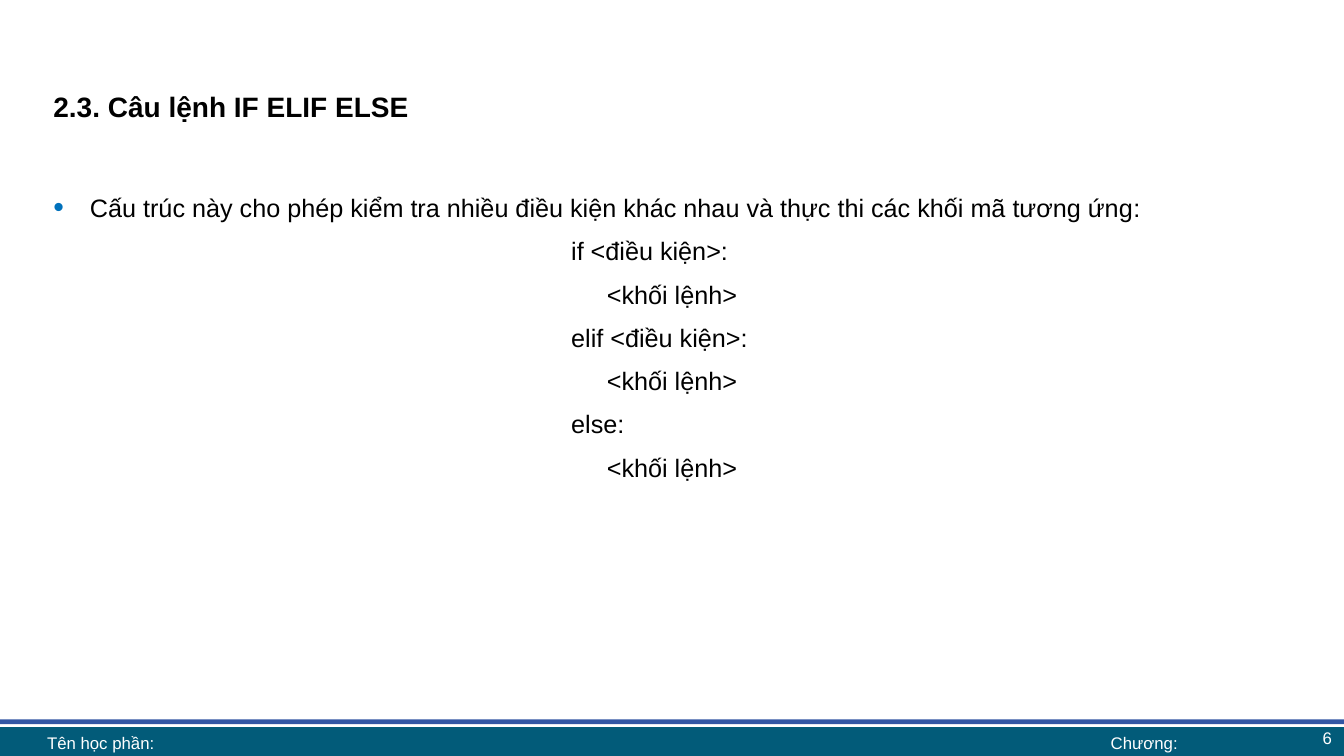
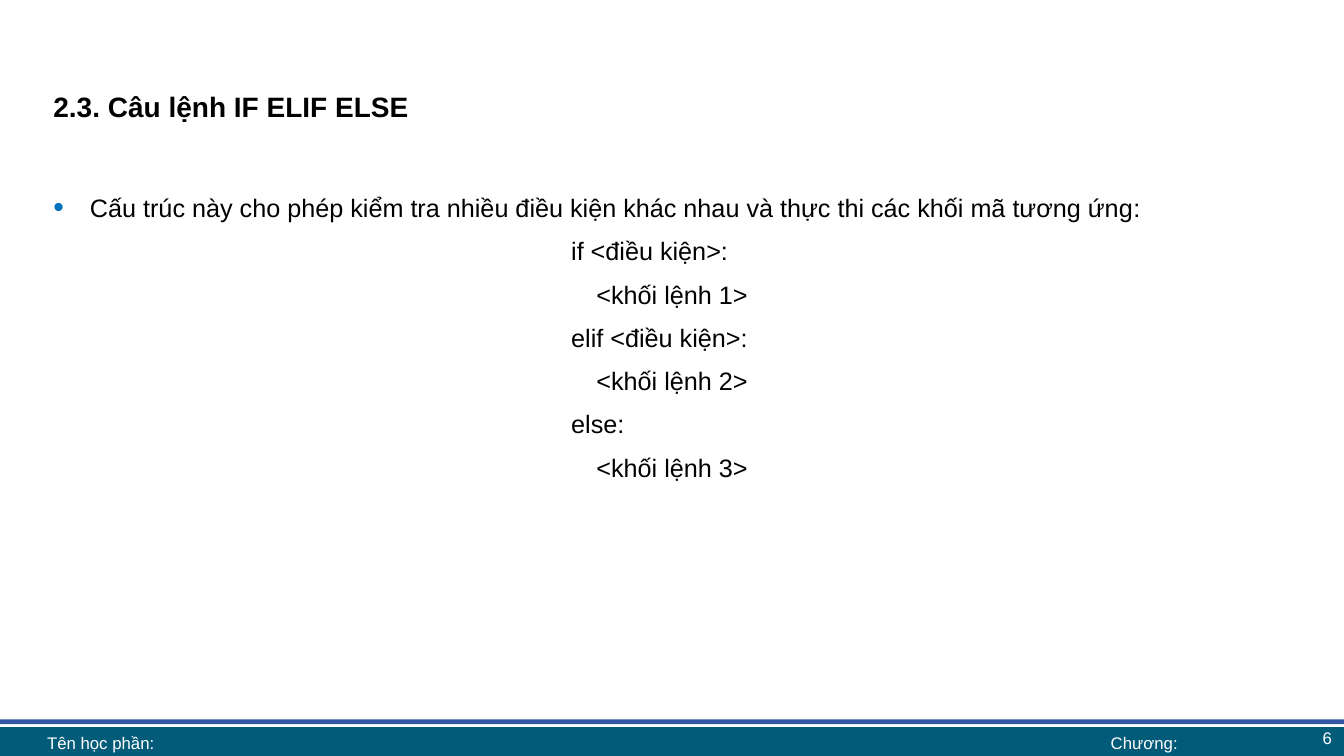
Before and after one commit to lhaaaaa/17A2-Ca-sang, a slide deck: slide 6 of Lab 2/Lab 2 bài giảng.pptx. Drawn at 1344x756 pixels with LibreOffice and Linux fonts; fonts in the diff are those of the drawing; background and template pictures are left out. Boxes give left, top, right and bottom in pixels: in the first picture for what was removed or moved away, otherwise in the second. Text is boxed around its words. In the diff, an @@ line names an element or a change of style, - is before the commit and + after.

```diff
--- a/Lab 2/Lab 2 bài giảng.pptx
+++ b/Lab 2/Lab 2 bài giảng.pptx
@@ text at bbox=[596, 284, 748, 308]: text changed @@
-<khối lệnh>
+<khối lệnh 1>
@@ text at bbox=[596, 370, 748, 394]: text changed @@
-<khối lệnh>
+<khối lệnh 2>
@@ text at bbox=[596, 457, 748, 481]: text changed @@
-<khối lệnh>
+<khối lệnh 3>
```
Also in this commit, not shown: 3 other slides changed, 4 other files.
